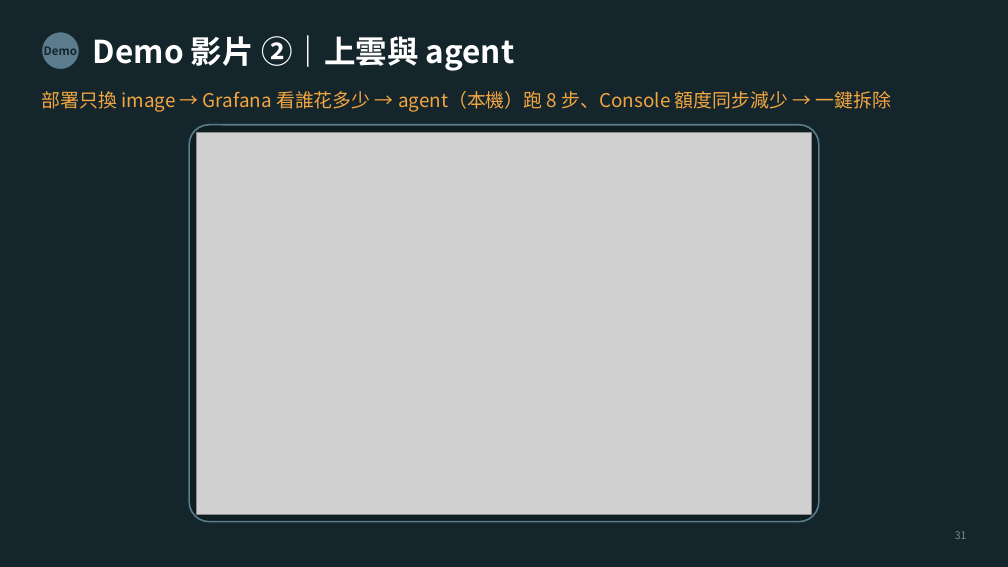
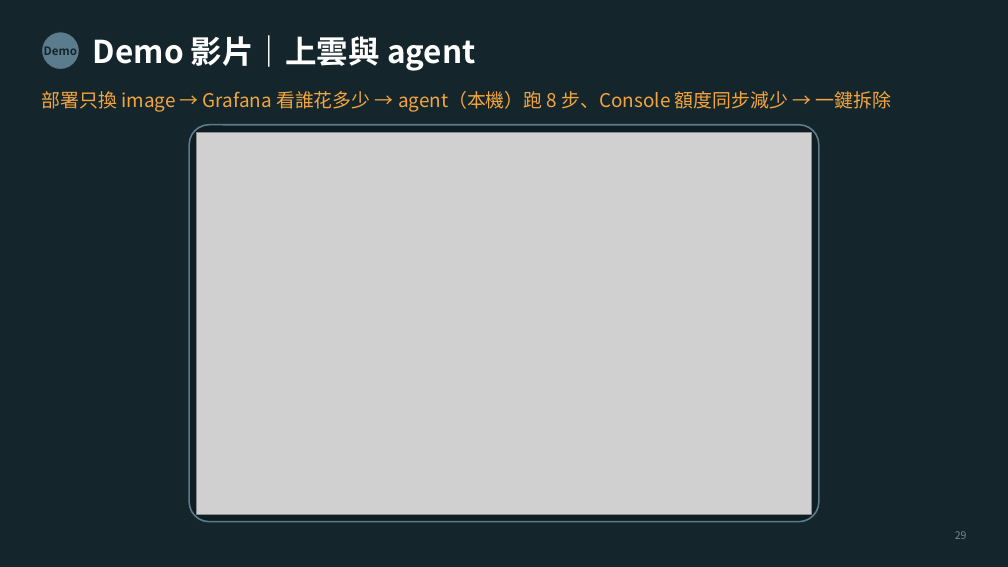
Before and after one commit to Poyu-Tu/llm-gateway, a slide deck: slide 29 of docs/slides/llm-gateway-slides-10min-v7.pptx (slide 31 before the commit). Drawn at 1008x567 pixels with LibreOffice and Linux fonts; fonts in the diff are those of the drawing; grey boxes stand for pictures. Boxes give left, top, right and bottom in pixels: in the first picture for what was removed or moved away, otherwise in the second. Text is boxed around its words. In the diff, an @@ line names an element or a change of style, - is before the commit and + after.

```diff
--- a/docs/slides/llm-gateway-slides-10min-v7.pptx
+++ b/docs/slides/llm-gateway-slides-10min-v7.pptx
@@ text at box(93, 35, 476, 71): text changed @@
-Demo 影片 ②｜上雲與 agent
+Demo 影片｜上雲與 agent
@@ text at box(955, 531, 967, 539): text changed @@
-31
+29
```
Also in this commit, not shown: 25 other slides changed.
